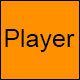
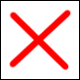
Revision of a layered (80, 80) image; what changed, layer by layer:
added layer "Layer 14" above "Player" over [8, 8, 72, 71]
hid group "Player" (1st of 2) (2 layers) over [1, 1, 79, 79]
